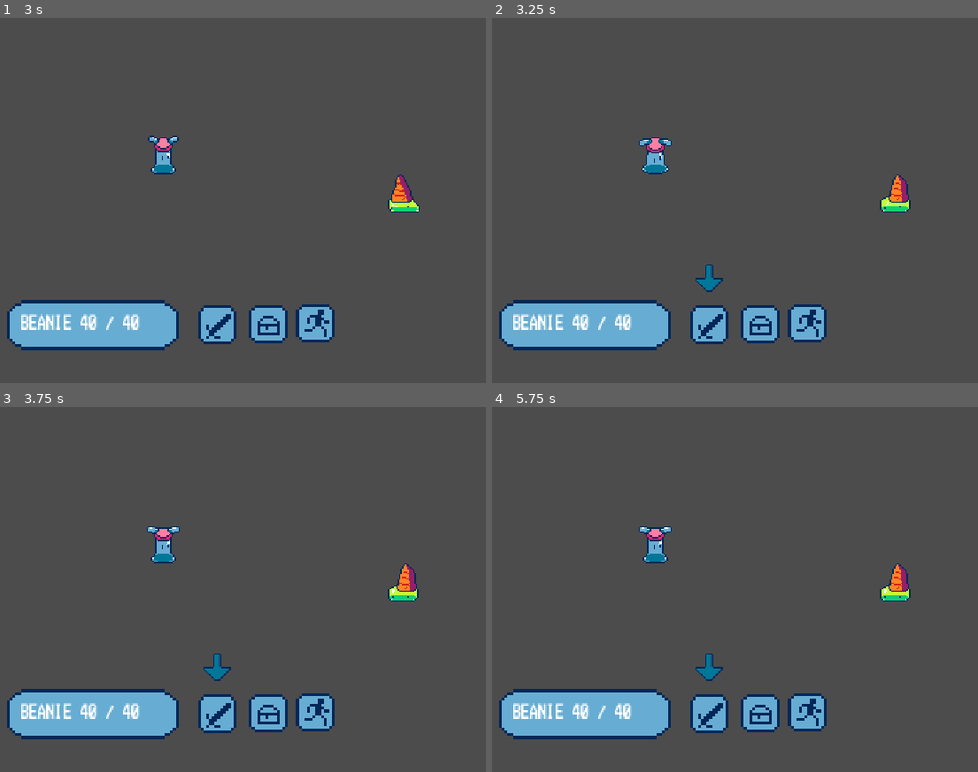
Above: before the commit, frames 1-4 (two rows, left to right).
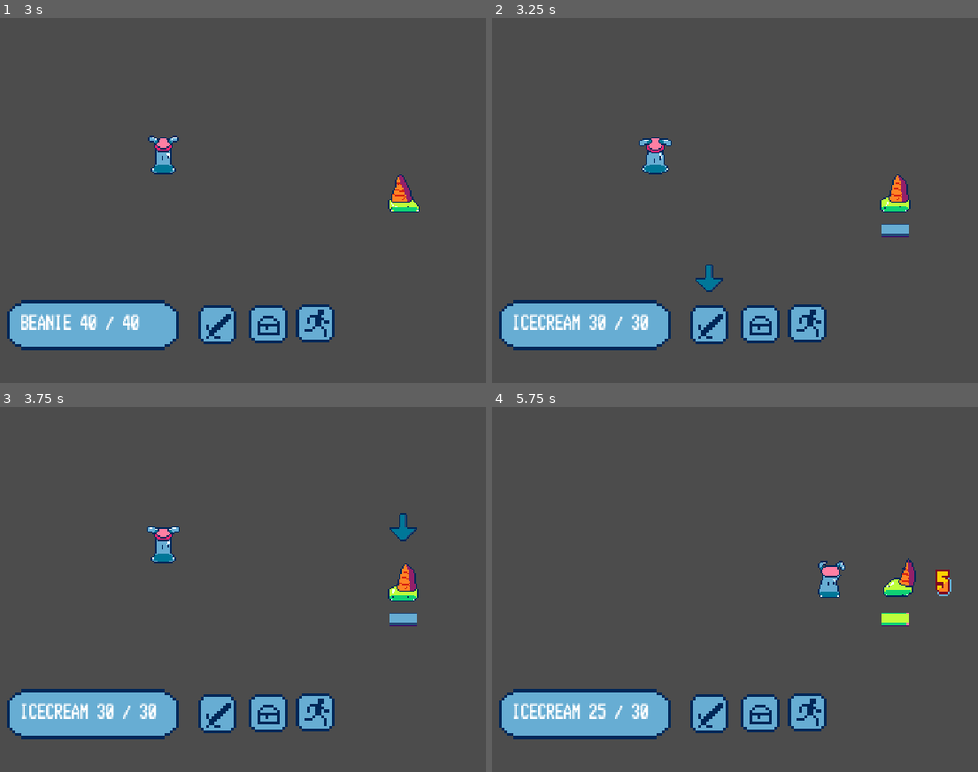
Above: after the commit, the same moments.

Repository: etherware-novice/slime-godot-game
Game: Godot game, scene res://Main.tscn
Same seed, same stepped clock (60 frames per second), same inputs: the game is played once before the commit and once after it.
Inputs:
- Up to frame 1 (3 s): tap Enter (ui_accept) at 0.5, 0.77, 1.52 s; hold Right (ui_right) 0.53-1.28 s; hold Left (ui_left) 1.28-2.03 s; hold Right (ui_right) from 2.03 s (still down)
- Up to frame 2 (3.25 s): keep holding Right (ui_right); tap Enter (ui_accept) at 3.02 s
- Up to frame 3 (3.75 s): release Right (ui_right) at 3.53 s; hold Left (ui_left) from 3.53 s (still down)
- Up to frame 4 (5.75 s): keep holding Left (ui_left); tap Enter (ui_accept) at 3.77, 4.52 s; tap Escape (ui_cancel) at 4.15 s

Frame 1 is identical in both runs. In frame 2, 1.0% of the frame differs, in the area x 4-86%, y 56-86%; in frame 3, 1.4%; in frame 4, 2.8%, in the area x 4-95%, y 32-86%.

Commit message:
proper menu and selections

Diff:
--- a/HUD.gd
+++ b/HUD.gd
@@ -32,7 +32,7 @@
 	pass # Replace with function body.
 
 
-func calculate_hp_bar(hp, maxhp, pos, delay = 5):
+func calculate_hp_bar(hp, maxhp, pos, delay = null):
 	var percent = min((float(hp) / float(maxhp) * 20), 19)
 	var sections = round(percent)
 
@@ -43,10 +43,11 @@
 	newbar.position = pos + Vector2(0, 50)
 	newbar.show()
 	add_child(newbar)
-	$despawn.start()
-	yield(get_tree().create_timer(delay), "timeout")
-
-	newbar.queue_free()
+	if delay:
+		yield(get_tree().create_timer(delay), "timeout")
+		newbar.queue_free()
+	else:
+		return newbar
 
 func game_over():
 	$transition.visible = true
--- a/PlayerHP.gd
+++ b/PlayerHP.gd
@@ -12,9 +12,10 @@
 var selections
 
 var next_input
-var in_sub = false
+var in_sub = null
 
 
+var temp_hp_bar
 
 
 func _ready():
@@ -40,10 +41,26 @@
 		next_input = "right"
 	elif Input.is_action_just_pressed("ui_accept"):
 		next_input = "select"
+	elif Input.is_action_just_pressed("ui_cancel"):
+		next_input = "cancel"
 
 
 func ui_init(player):
 	player_inst = player
+	cur_selection = 0
+
+func end_turn():
+	$selector.visible = false
+	player_inst = null
+	top_menu()
+
+func top_menu():
+	if player_inst:
+		update_text(player_inst.health_display_format())
+	if temp_hp_bar:
+		temp_hp_bar.queue_free()
+	in_sub = null
+	selections = default_selections
 	cur_selection = 0
 
 
@@ -54,20 +71,51 @@
 	$selector.visible = true
 	var maximum_index = selections.size() - 1
 	var selected_opt = selections[min(cur_selection, maximum_index)]
-	$selector.position = selected_opt.position + Vector2(0, -80)
+	$selector.position = selected_opt.get_global_transform_with_canvas().get_origin() + Vector2(0, -80)
 
 	match next_input:
 		"left":
 			if cur_selection > 0:
 				cur_selection -= 1
+			interpret_preview()
 		"right":
 			if cur_selection < maximum_index:
 				cur_selection += 1
+			interpret_preview()
 		"select":
-			if not in_sub:
-				in_sub = true
-
+			interpret_select()
+		"cancel":
+			top_menu()
 
 
 	next_input = null
 	pass # Replace with function body.
+
+
+func interpret_preview():
+	match in_sub:
+		"fight":
+			update_text(selections[cur_selection].health_display_format())
+			temp_hp_bar = selections[cur_selection].display_hp_bar(null)
+		null:
+			update_text(player_inst.health_display_format())
+
+func interpret_select():
+	if not in_sub:
+		print("top menu")
+		update_text(player_inst.health_display_format())
+		match cur_selection:
+			0:
+				selections = get_tree().get_nodes_in_group("enemies").duplicate()  # get list of enemies
+				in_sub = "fight"
+				interpret_preview()
+			_:
+				update_text(str(cur_selection) + " is not implemented")
+	else:
+		match in_sub:
+			"fight":
+				var killed = selections[cur_selection]
+				player_inst.basic_attack(killed)
+				end_turn()
+
+	cur_selection = 0
--- a/beanie.gd
+++ b/beanie.gd
@@ -30,14 +30,8 @@
 #	if not attacking:
 #		emit_signal("attack")
 
-func _process(delta):
+func basic_attack(target):
 	var ini = position
-
-	if not userinput:
-		return
-	if not Input.is_action_pressed("ui_right"):
-		return
-	userinput = false
 
 	$Tween.interpolate_property(self, "position",
 		position, target.position + Vector2(-100, 0), 1,
--- a/character.gd
+++ b/character.gd
@@ -10,6 +10,8 @@
 var ui_name = "null"
 
 var active = true
+
+var cached_damage_bar
 
 # Called when the node enters the scene tree for the first time.
 func _ready():
@@ -40,10 +42,13 @@
 	var pos = get_global_transform_with_canvas().get_origin()
 
 	hud.new_damage_num(damage, pos)
-	hud.calculate_hp_bar(hp, maxhp, pos)
 	hud.update_player_hp(health_display_format())
 	if hp <= 0:
 		on_death()
+
+func display_hp_bar(delay = null):
+	return $"%HUD".calculate_hp_bar(hp, maxhp, get_global_transform_with_canvas().get_origin(), delay)
+
 
 func on_death():
 	active = false
--- a/icecream.gd
+++ b/icecream.gd
@@ -54,6 +54,7 @@
 
 func _sub_hp(damage):
 	._sub_hp(damage)
+	display_hp_bar(5)
 	get_node("%BattleCam").screen_shake()
 	if active:
 		$AnimatedSprite.animation = "hurt"
